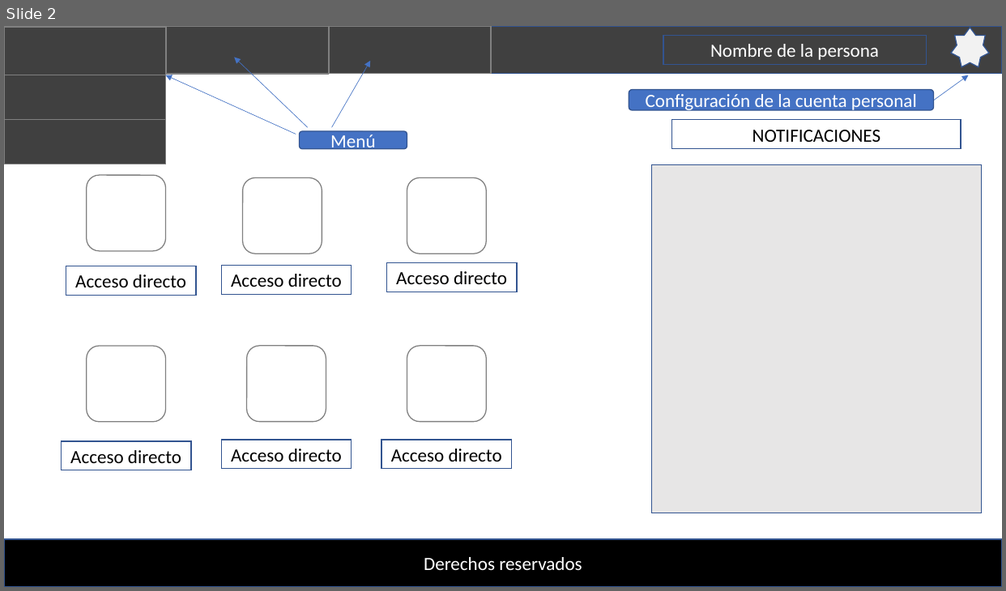
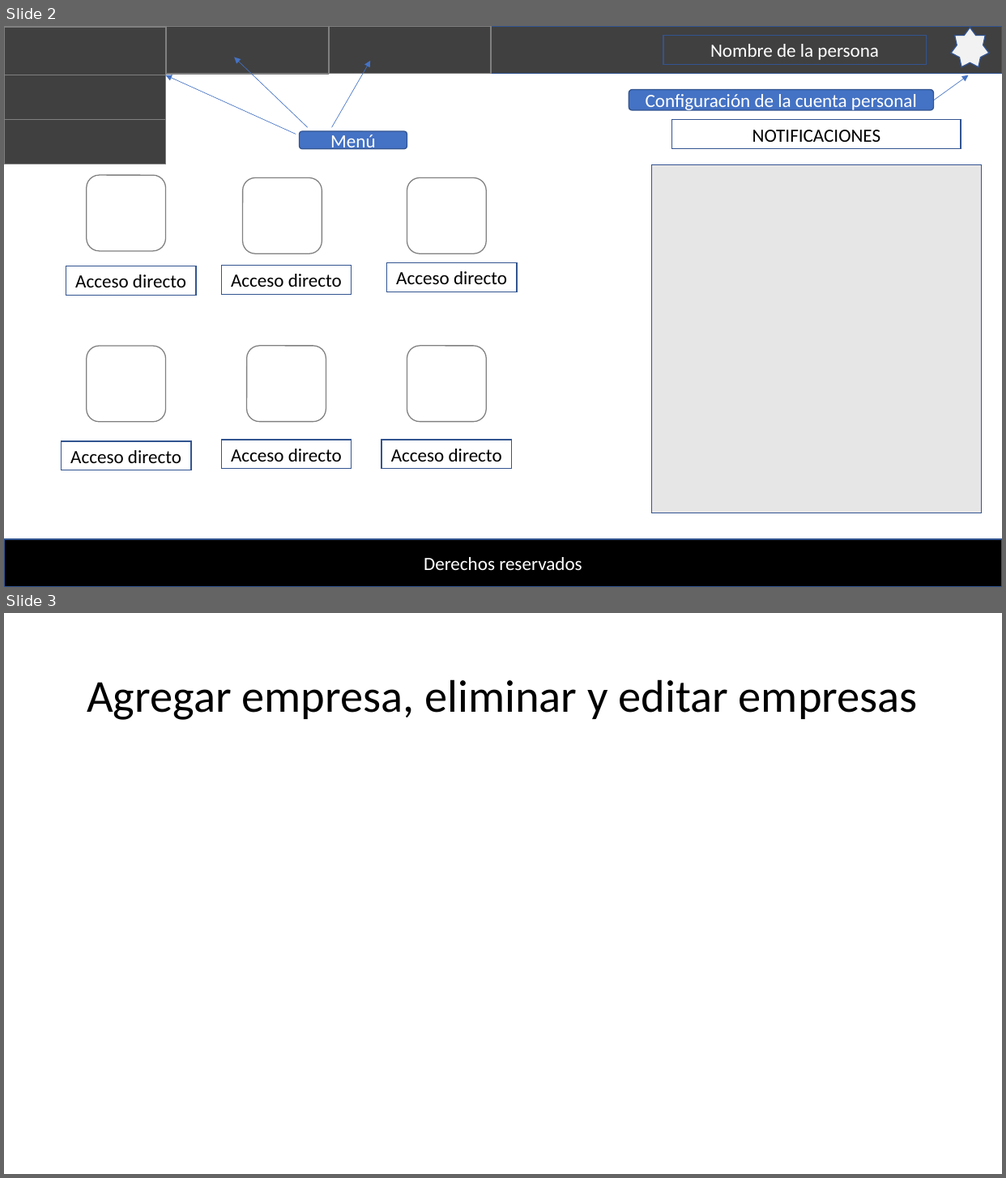
Before and after one commit to aodvmake/practica, a slide deck: wireframe.pptx. Shown one above the other, each under a label of ours: slide 2 before the commit, slides 2 and 3 after it. The pictures are 1006x591 and 1006x1178 pixels, drawn with LibreOffice and Linux fonts; fonts in the diff are those of the drawing. Boxes give left, top, right and bottom in pixels: in the first picture for what was removed or moved away, otherwise in the second. Text is boxed around its words. In the diff, an @@ line names an element or a change of style, - is before the commit and + after.

Commit message:
Modulo para agregar empresas
Wireframe

```diff
--- a/wireframe.pptx
+++ b/wireframe.pptx
@@ slide 3 added at [4,613,1002,1174], background #FFFFFF @@
@@ title added at [87,679,918,720], 44 pt, text #000000 @@
+Agregar empresa, eliminar y editar empresas
```
Also in this commit, not shown: 5 other slides added, 1 other file.
